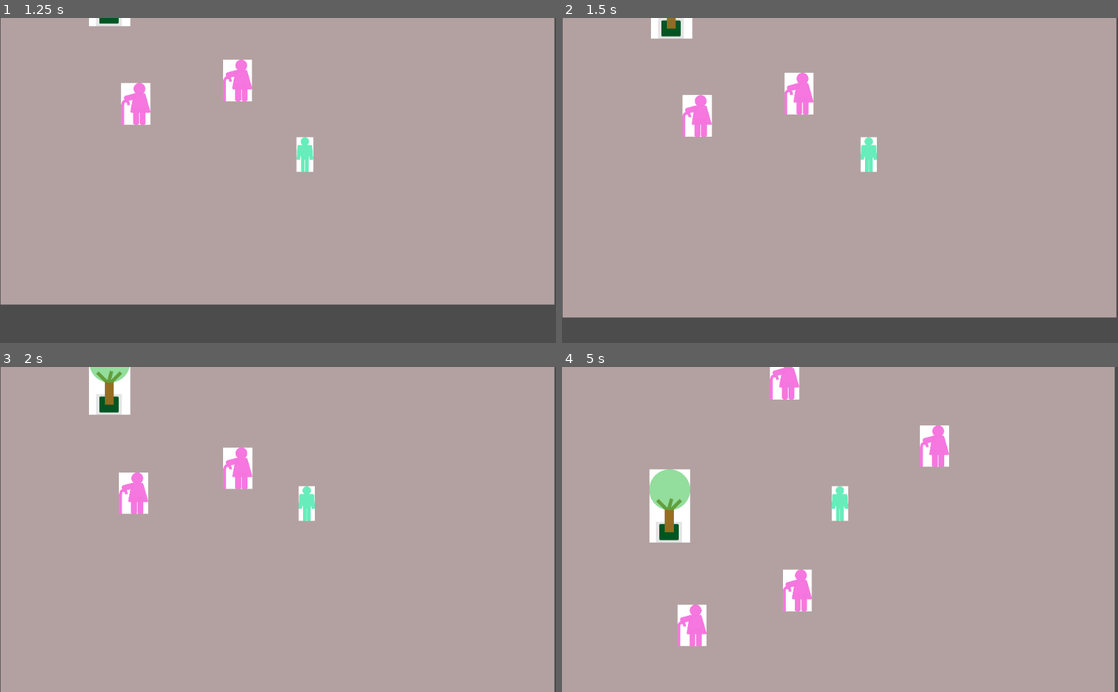
Above: before the commit, frames 1-4 (two rows, left to right).
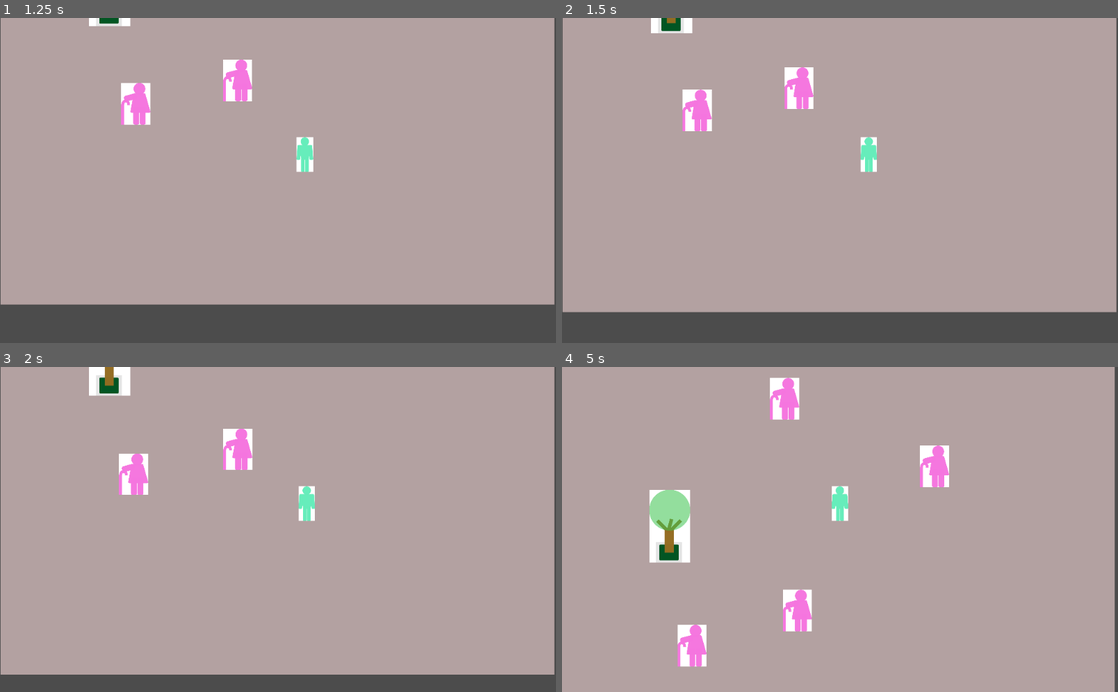
Above: after the commit, the same moments.

Repository: elcutta/XPEdGodot
Game: Godot game, scene res://Juego.tscn
The game is run twice, just before and just after one commit, with the same random seed, the same clock (stepped at 60 frames per second) and the same inputs.
Inputs:
- Up to frame 1 (1.25 s): hold Right (ui_right) from 0.53 s (still down)
- Up to frame 2 (1.5 s): release Right (ui_right) at 1.28 s; hold Down (ui_down) from 1.28 s (still down)
- Up to frame 3 (2 s): keep holding Down (ui_down)
- Up to frame 4 (5 s): release Down (ui_down) at 2.03 s; hold Right (ui_right) 2.03-2.78 s; hold Up (ui_up) 2.78-3.53 s; hold Left (ui_left) from 3.53 s (still down)

Frame 1 is identical in both runs. In frame 2, 2.8% of the frame differs, in the area x 0-100%, y 0-93%; in frame 3, 7.7%, in the area x 0-100%, y 0-100%; in frame 4, 4.8%.

Commit message:
Cambio de velocidad del personaje según teclas adelante o atrás

Diff:
--- a/Juego.tscn
+++ b/Juego.tscn
@@ -4,7 +4,7 @@
 [ext_resource path="res://vereda.tscn" type="PackedScene" id=2]
 [ext_resource path="res://personaje.tscn" type="PackedScene" id=3]
 
-[node name="Juego" type="Node"]
+[node name="Juego" type="Node" index="0"]
 
 script = ExtResource( 1 )
 
--- a/personaje.gd
+++ b/personaje.gd
@@ -12,13 +12,18 @@
 
 func _physics_process(delta):
 	var movimiento = Vector2()
+	var modifiVel = 1
 	movimiento.y = -1
 
 	if (Input.is_action_pressed("ui_left")):
 		movimiento.x = -1
 	if (Input.is_action_pressed("ui_right")):
 		movimiento.x = 1
+	if (Input.is_action_pressed("ui_up")):
+		modifiVel = 2
+	if (Input.is_action_pressed("ui_down")):
+		modifiVel = 0.5
 
-	movimiento = movimiento.normalized() * VEL_CONSTANTE
+	movimiento = movimiento.normalized() * VEL_CONSTANTE * modifiVel
 
 	move_and_slide(movimiento)
